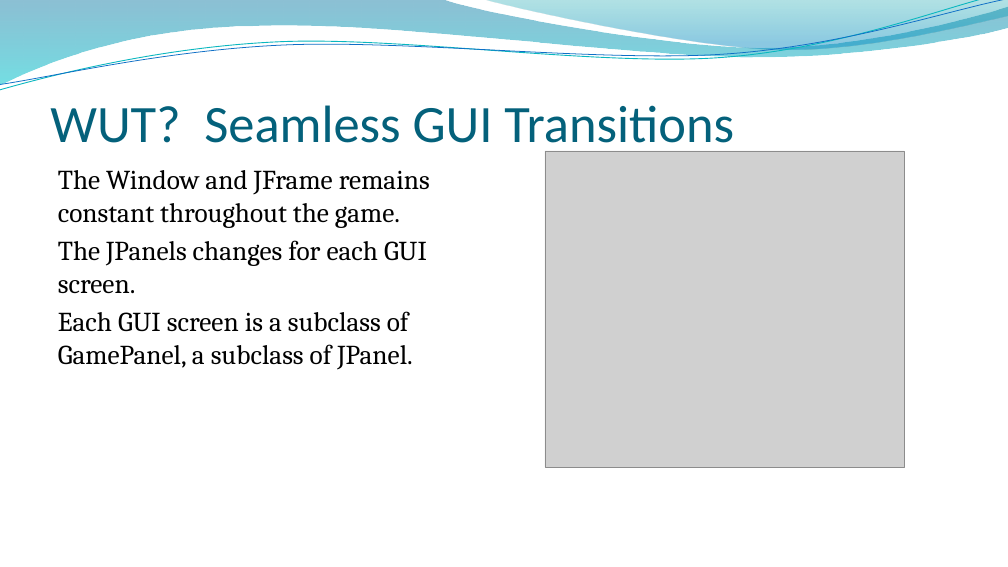
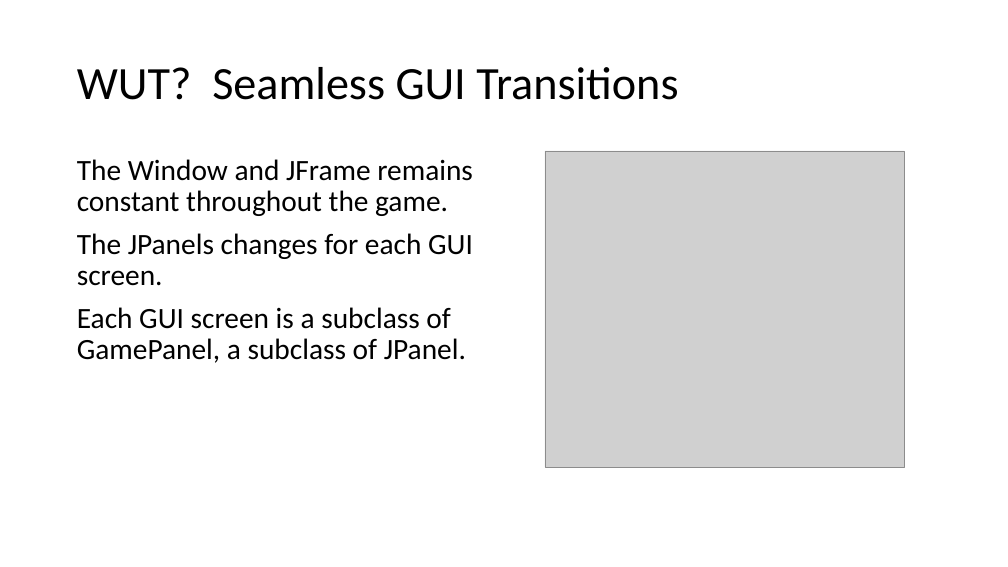
Before and after one commit to cwzero/Trivia, a slide deck: slide 6 of WUTDemo.pptx. Drawn at 1008x567 pixels with LibreOffice and Linux fonts; fonts in the diff are those of the drawing; grey boxes stand for pictures; background and template pictures are left out. Boxes give left, top, right and bottom in pixels: in the first picture for what was removed or moved away, otherwise in the second. Text is boxed around its words. In the diff, an @@ line names an element or a change of style, - is before the commit and + after.

```diff
--- a/WUTDemo.pptx
+++ b/WUTDemo.pptx
@@ freeform shape removed at [0, 0, 1008, 85] @@
@@ freeform shape removed at [0, 0, 1008, 94] @@
@@ freeform shape removed at [0, 0, 1008, 90] @@
@@ freeform shape removed at [483, 0, 1008, 52] @@
@@ title "WUT? Seamless GUI Transitions": place and size @@
-title "WUT? Seamless GUI Transitions" at [50, 105, 734, 154]
+title "WUT? Seamless GUI Transitions" at [77, 67, 678, 100]
@@ title "WUT? Seamless GUI Transitions" at [77, 67, 678, 100]: size 50 to 44 pt, text colour #04617B to #000000; line spacing 1 to 0.9; vertical alignment bottom to middle @@
@@ text "The Window and JFrame remains ...": place and size @@
-text "The Window and JFrame remains ..." at [58, 170, 430, 370]
+text "The Window and JFrame remains ..." at [77, 159, 473, 363]
@@ text "The Window and JFrame remains ..." at [77, 159, 473, 363]: size 26 to 28 pt, font Cambria to Calibri; line spacing 1 to 0.9; more space between paragraphs @@
```
Also in this commit, not shown: 6 other slides changed, 2 slides added, 2 slides removed, 22 other files.
